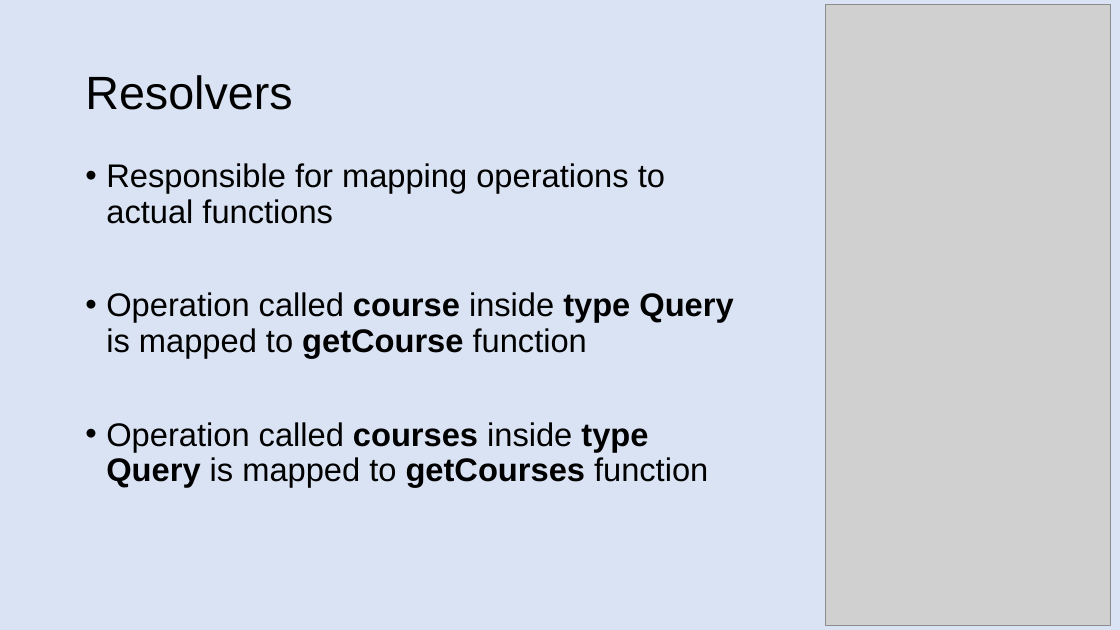
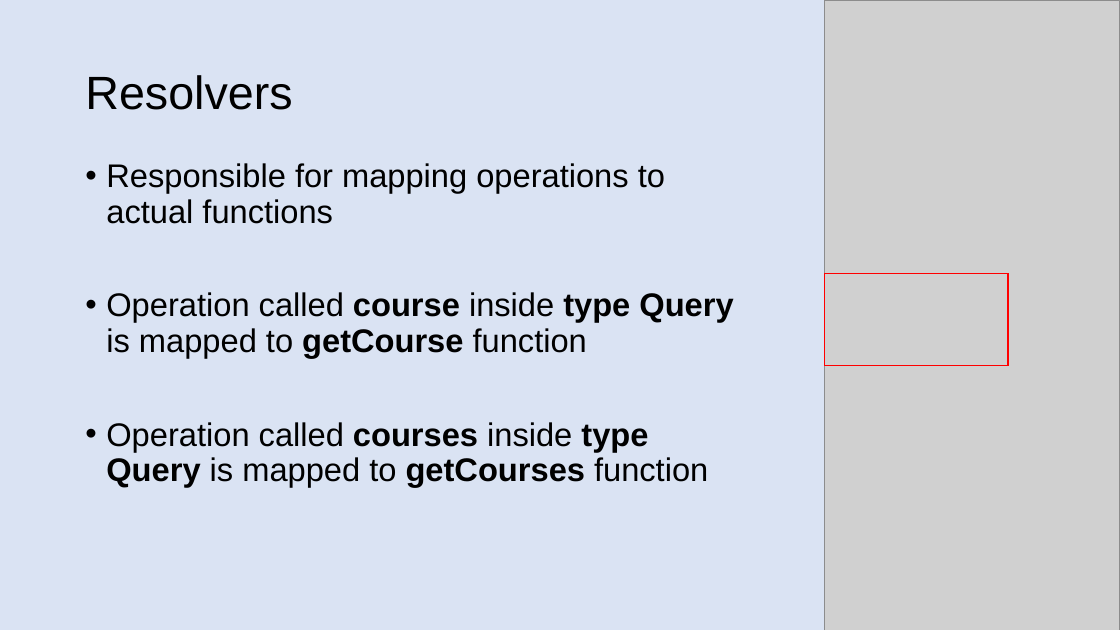
Before and after one commit to patelg123/graphql-presentation, a slide deck: slide 12 of current.pptx. Drawn at 1120x630 pixels with LibreOffice and Linux fonts; fonts in the diff are those of the drawing; grey boxes stand for pictures. Boxes give left, top, right and bottom in pixels: in the first picture for what was removed or moved away, otherwise in the second. Text is boxed around its words. In the diff, an @@ line names an element or a change of style, - is before the commit and + after.

```diff
--- a/current.pptx
+++ b/current.pptx
@@ picture: place and size @@
-picture at box(826, 4, 1111, 626)
+picture at box(825, 0, 1120, 630)
@@ rectangle added at box(825, 274, 1008, 365), outline #FF0000 1 pt @@
```
Also in this commit, not shown: 15 other slides changed, 1 slide added, 1 slide removed.
